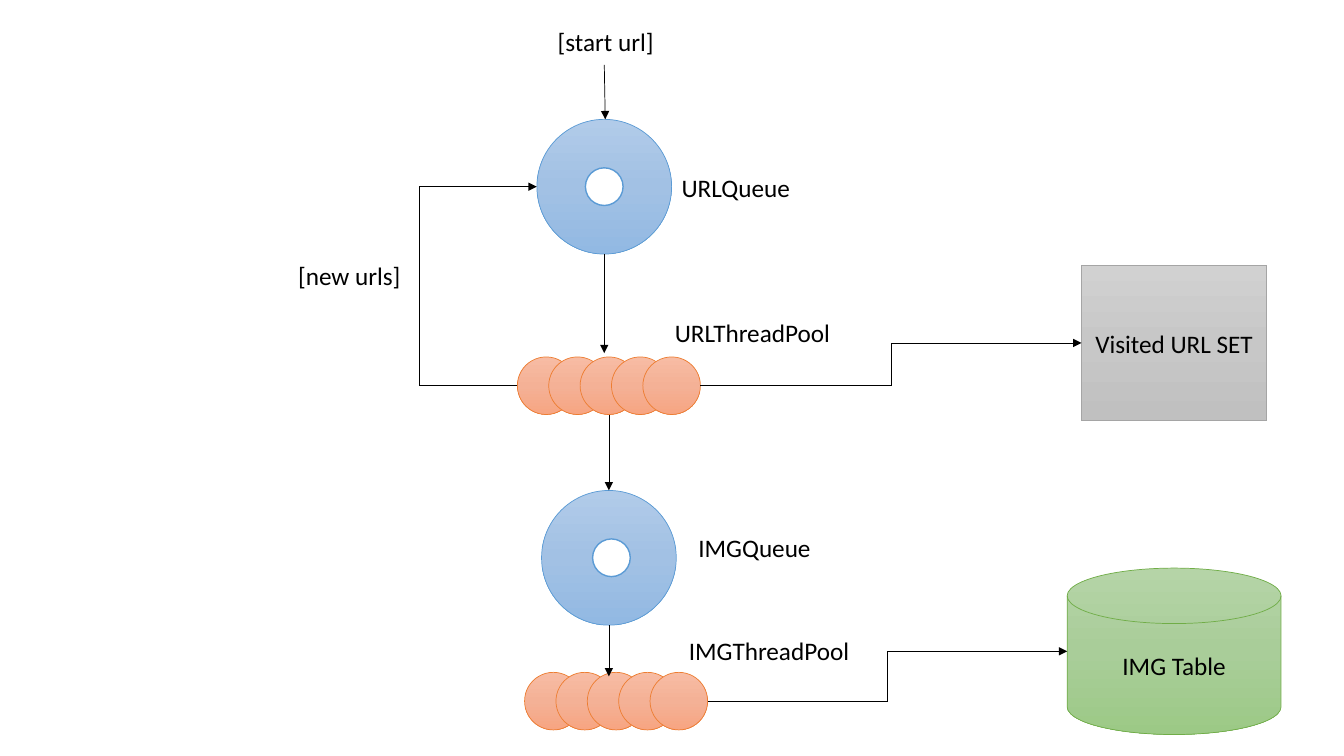
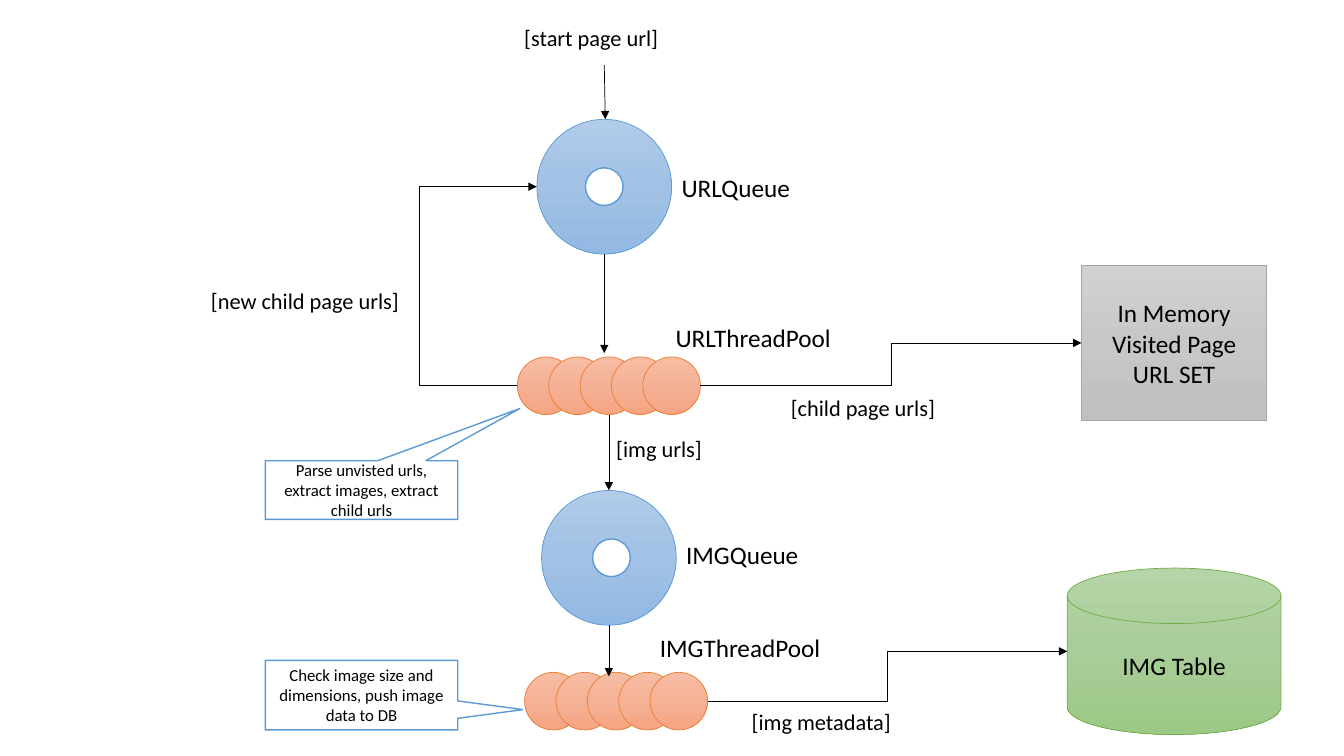
Before and after one commit to datim/squid, a slide deck: slide 4 of docs/design.pptx (slide 3 before the commit). Drawn at 1344x756 pixels with LibreOffice and Linux fonts; fonts in the diff are those of the drawing. Boxes give left, top, right and bottom in pixels: in the first picture for what was removed or moved away, otherwise in the second. Text is boxed around its words. In the diff, an @@ line names an element or a change of style, - is before the commit and + after.

```diff
--- a/docs/design.pptx
+++ b/docs/design.pptx
@@ text at (524,29,658,50): text changed; size 18 to 16 pt @@
-[start url]
+[start page url]
@@ text at (211,292,399,313): text changed; size 18 to 16 pt @@
-[new urls]
+[new child page urls]
@@ text "URLThreadPool": place and size @@
-text "URLThreadPool" at (675,324,830,342)
+text "URLThreadPool" at (676,329,831,348)
@@ text in rectangle at (1112,306,1236,383): text changed @@
-Visited URL SET
+In Memory Visited Page URL SET
@@ text added at (791,399,935,420), 16 pt, text #000000 @@
+[child page urls]
@@ text added at (616,440,702,461), 16 pt, text #000000 @@
+[img urls]
@@ speech box added at (265,461,458,519), fill #FFFFFF, outline #5B9BD5 1 pt, 12 pt, text #000000 @@
+Parse unvisted urls, extract images, extract child urls
@@ text "IMGQueue": place and size @@
-text "IMGQueue" at (698,540,810,561)
+text "IMGQueue" at (686,547,798,568)
@@ text "IMGThreadPool": place and size @@
-text "IMGThreadPool" at (689,642,849,660)
+text "IMGThreadPool" at (660,639,820,658)
@@ speech box added at (265,660,458,730), fill #FFFFFF, outline #5B9BD5 1 pt, 12 pt, text #000000 @@
+Check image size and dimensions, push image data to DB
@@ text added at (752,713,891,734), 16 pt, text #000000 @@
+[img metadata]
```
Also in this commit, not shown: 3 other slides changed.
